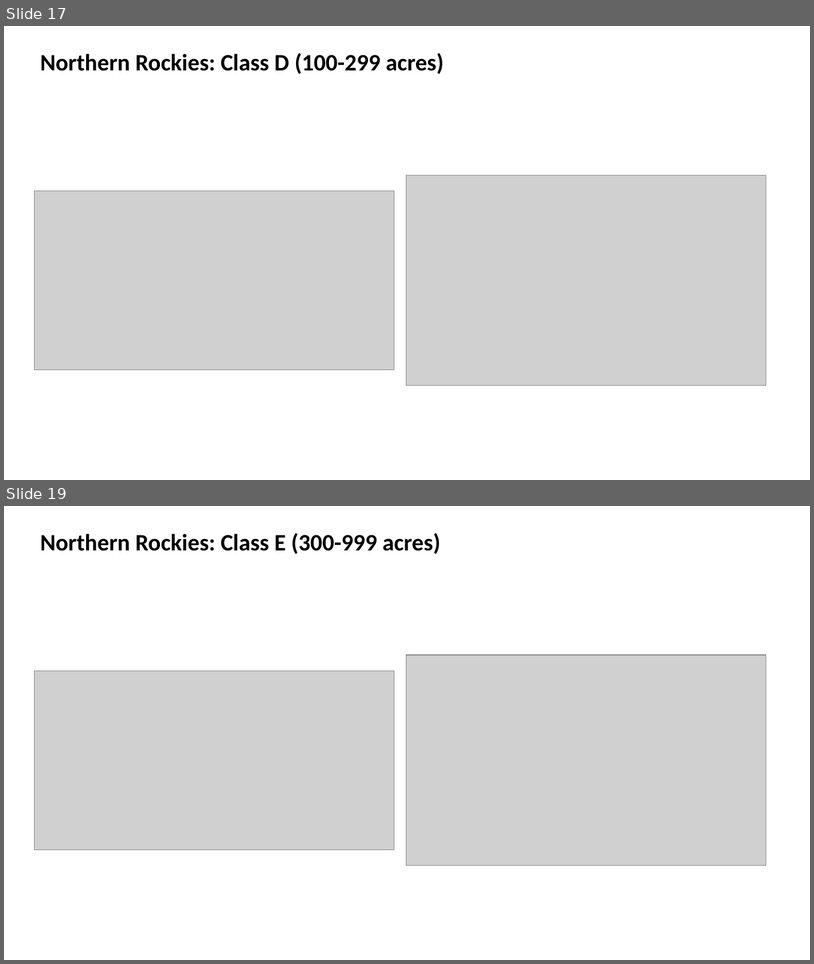
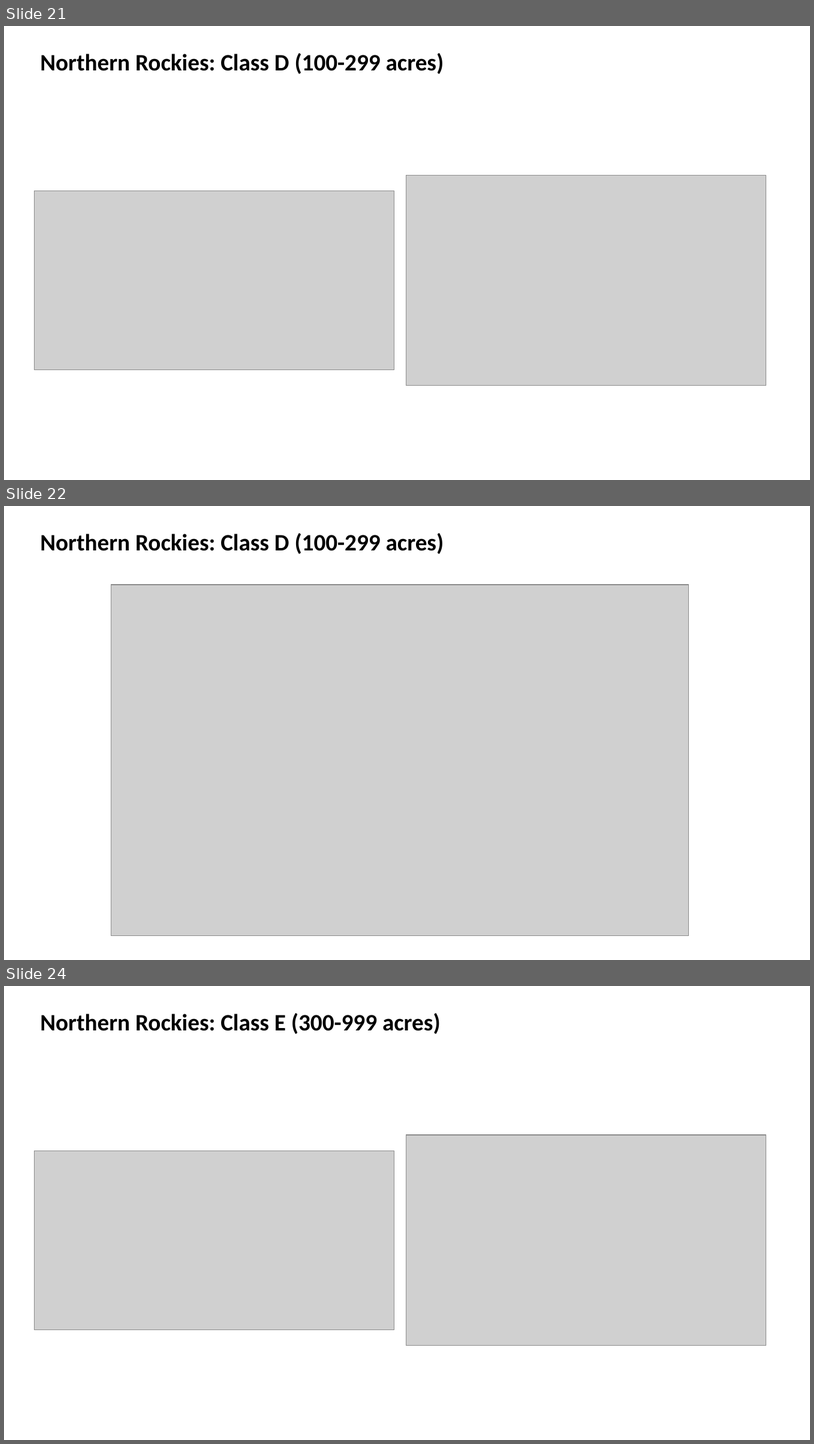
Before and after one commit to JJsouth/wgu_wildfire_capstone, a slide deck: decks/Northern Rockies.pptx. Shown one above the other, each under a label of ours: slides 17 and 19 before the commit, slides 21, 22 and 24 after it; the slides between them are not shown. The pictures are 814x964 and 814x1444 pixels, drawn with LibreOffice and Linux fonts; fonts in the diff are those of the drawing; grey boxes stand for pictures. Boxes give left, top, right and bottom in pixels: in the first picture for what was removed or moved away, otherwise in the second. Text is boxed around its words. In the diff, an @@ line names an element or a change of style, - is before the commit and + after.

```diff
--- a/decks/Northern Rockies.pptx
+++ b/decks/Northern Rockies.pptx
@@ slide 22 added at (4,506,810,960), background #FFFFFF @@
@@ text added at (40,533,444,554), 28 pt, text #000000, bold @@
+Northern Rockies: Class D (100-299 acres)
@@ picture added at (111,585,689,936) @@
@@ what was slide 17 is now slide 21 @@
@@ what was slide 19 is now slide 24 @@
```
Also in this commit, not shown: 13 slides changed, 6 other slides added, 10 other files.
